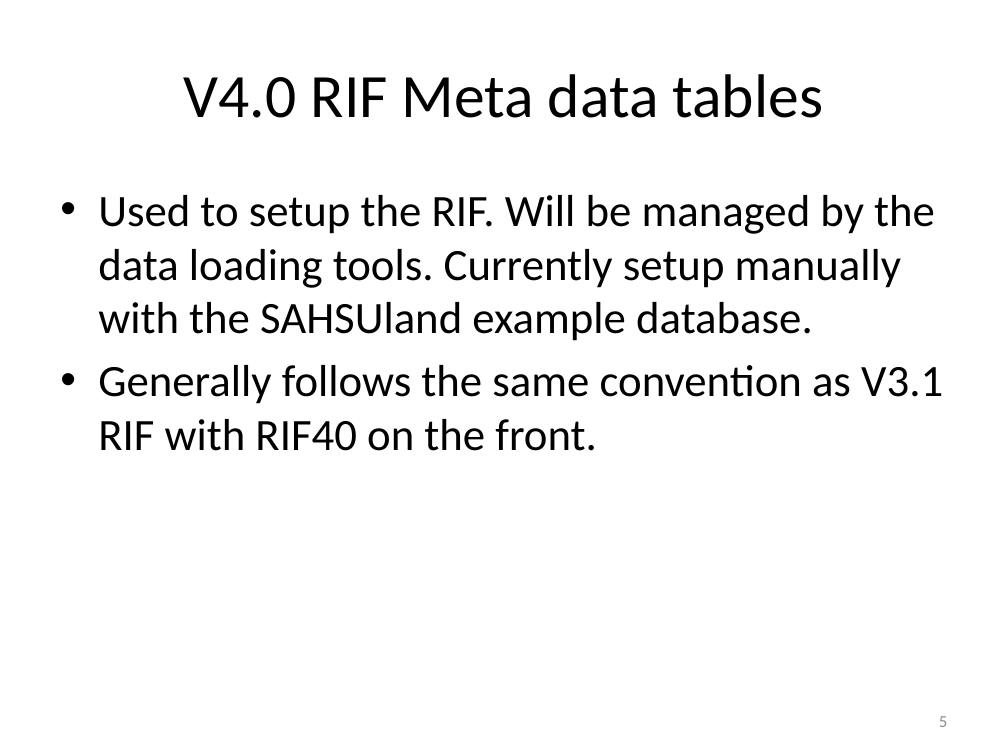
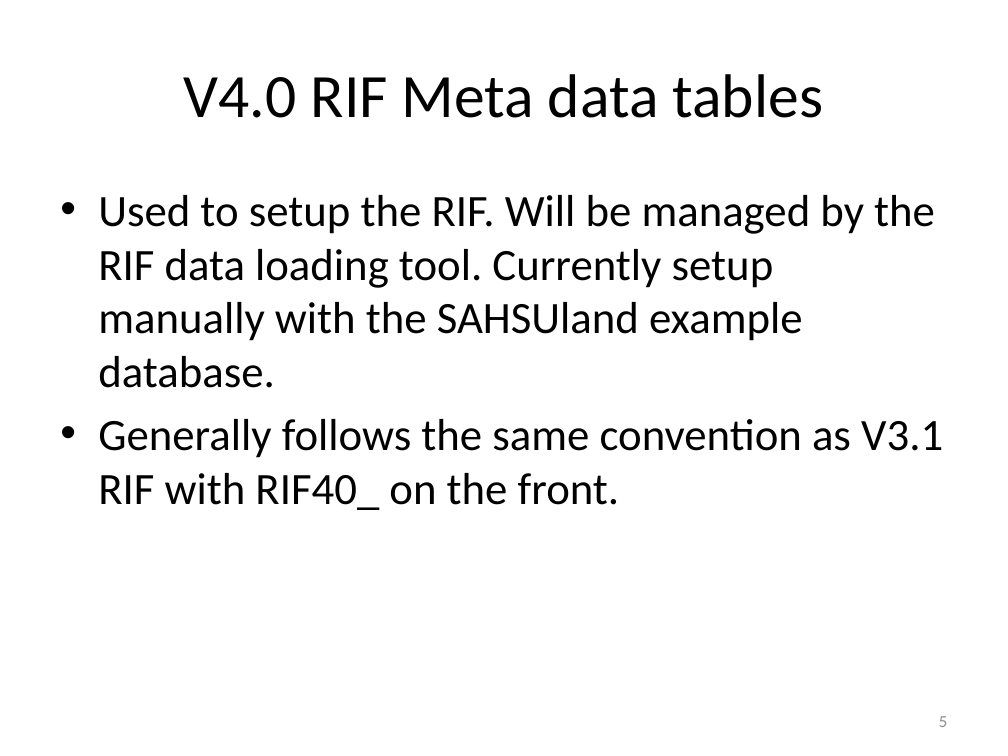
Before and after one commit to smallAreaHealthStatisticsUnit/rapidInquiryFacility, a slide deck: slide 5 of rifDatabase/RIF database.pptx. Drawn at 1008x756 pixels with LibreOffice and Linux fonts; fonts in the diff are those of the drawing. Boxes give left, top, right and bottom in pixels: in the first picture for what was removed or moved away, otherwise in the second. Text is boxed around its words. In the diff, an @@ line names an element or a change of style, - is before the commit and + after.

Commit message:
Improved slides

```diff
--- a/rifDatabase/RIF database.pptx
+++ b/rifDatabase/RIF database.pptx
@@ text at (98, 195, 943, 510): text changed @@
-• Used to setup the RIF. Will be managed by the data loading tools. Currently setup manually with the SAHSUland example database.
-• Generally follows the same convention as V3.1 RIF with RIF40 on the front.
+• Used to setup the RIF. Will be managed by the RIF data loading tool. Currently setup manually with the SAHSUland example database.
+• Generally follows the same convention as V3.1 RIF with RIF40_ on the front.
```
Also in this commit, not shown: 7 other slides changed, 14 slides added, 1 other file.
